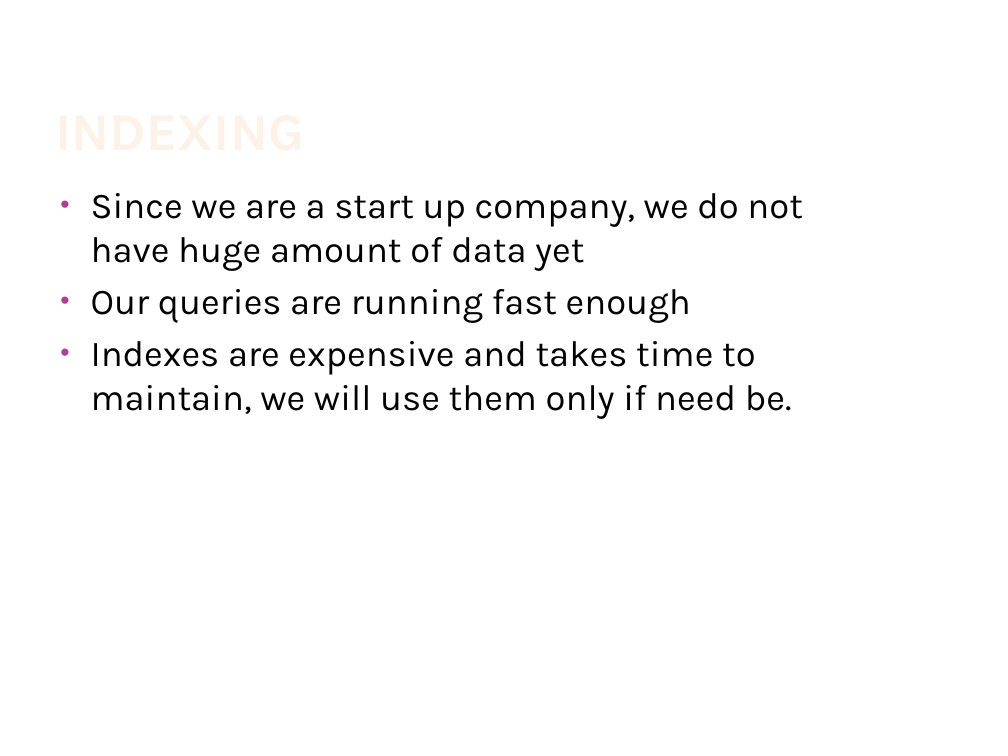
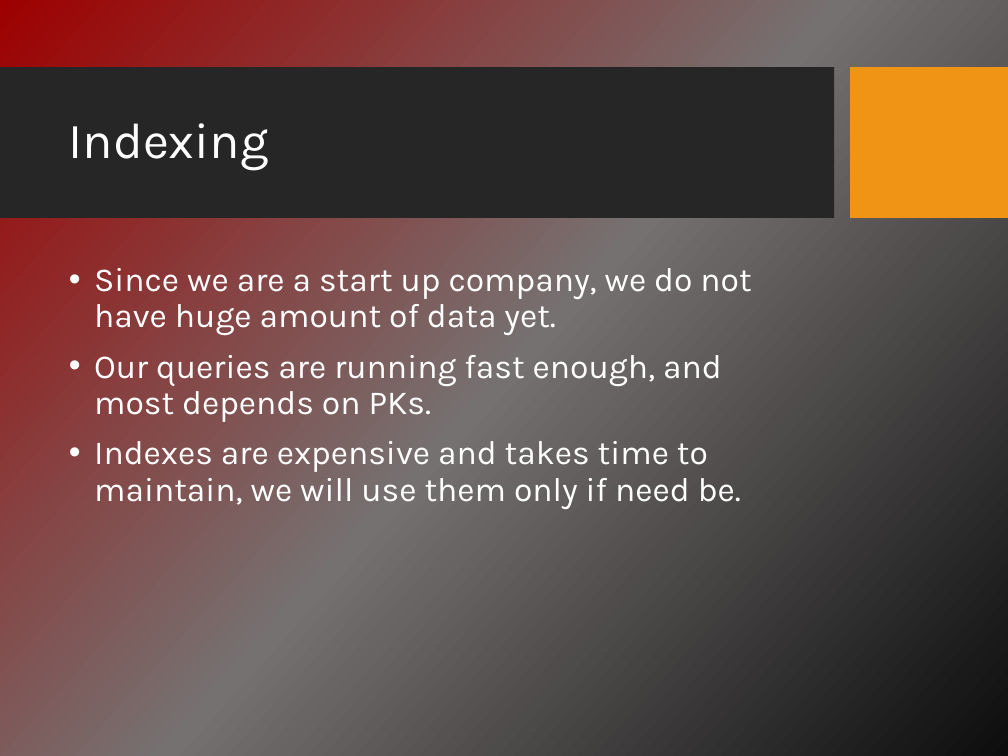
Before and after one commit to asmaalbarakati/Dayesda, a slide deck: slide 12 of Presentation.pptx (slide 13 before the commit). Drawn at 1008x756 pixels with LibreOffice and Linux fonts; fonts in the diff are those of the drawing; background and template pictures are left out. Boxes give left, top, right and bottom in pixels: in the first picture for what was removed or moved away, otherwise in the second. Text is boxed around its words. In the diff, an @@ line names an element or a change of style, - is before the commit and + after.

```diff
--- a/Presentation.pptx
+++ b/Presentation.pptx
@@ background #FFFFFF to picture (left out) @@
@@ rectangle added at (x1=0, y1=68, x2=835, y2=219), fill #262626 @@
@@ title "Indexing" at (x1=69, y1=123, x2=269, y2=171): vertical alignment bottom to middle @@
@@ rectangle added at (x1=850, y1=68, x2=1008, y2=219), fill #F09415 @@
@@ title at (x1=69, y1=123, x2=269, y2=171): text changed; size 38 to 36 pt; text colour gradient #FEF7F1 to #FEF3E8 to #FBCF9C to #F9B94C to #FFFFFF; bold off @@
-INDEXING
+Indexing
@@ text "Since we are a start ..." moved from (x1=91, y1=193, x2=802, y2=419) to (x1=94, y1=268, x2=751, y2=509) @@
@@ text at (x1=94, y1=268, x2=751, y2=422): text changed; size 26 to 24 pt; text colour #000000 to #FFFFFF @@
-• Since we are a start up company, we do not have huge amount of data yet
-• Our queries are running fast enough
+• Since we are a start up company, we do not have huge amount of data yet.
+• Our queries are running fast enough, and most depends on PKs.
@@ text at (x1=94, y1=441, x2=741, y2=509): size 26 to 24 pt, text colour #000000 to #FFFFFF in "Indexes are expensive and takes time to ..."; indent changed; line spacing 1 to 0.9; more space between paragraphs @@
```
Also in this commit, not shown: 20 other slides changed, 2 slides added, 2 slides removed, 1 other file.
